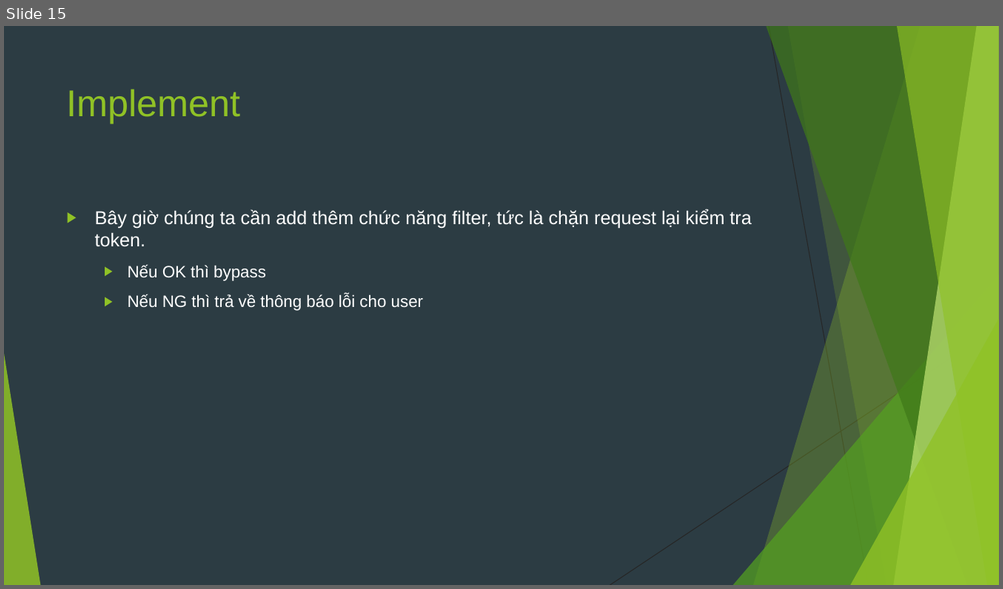
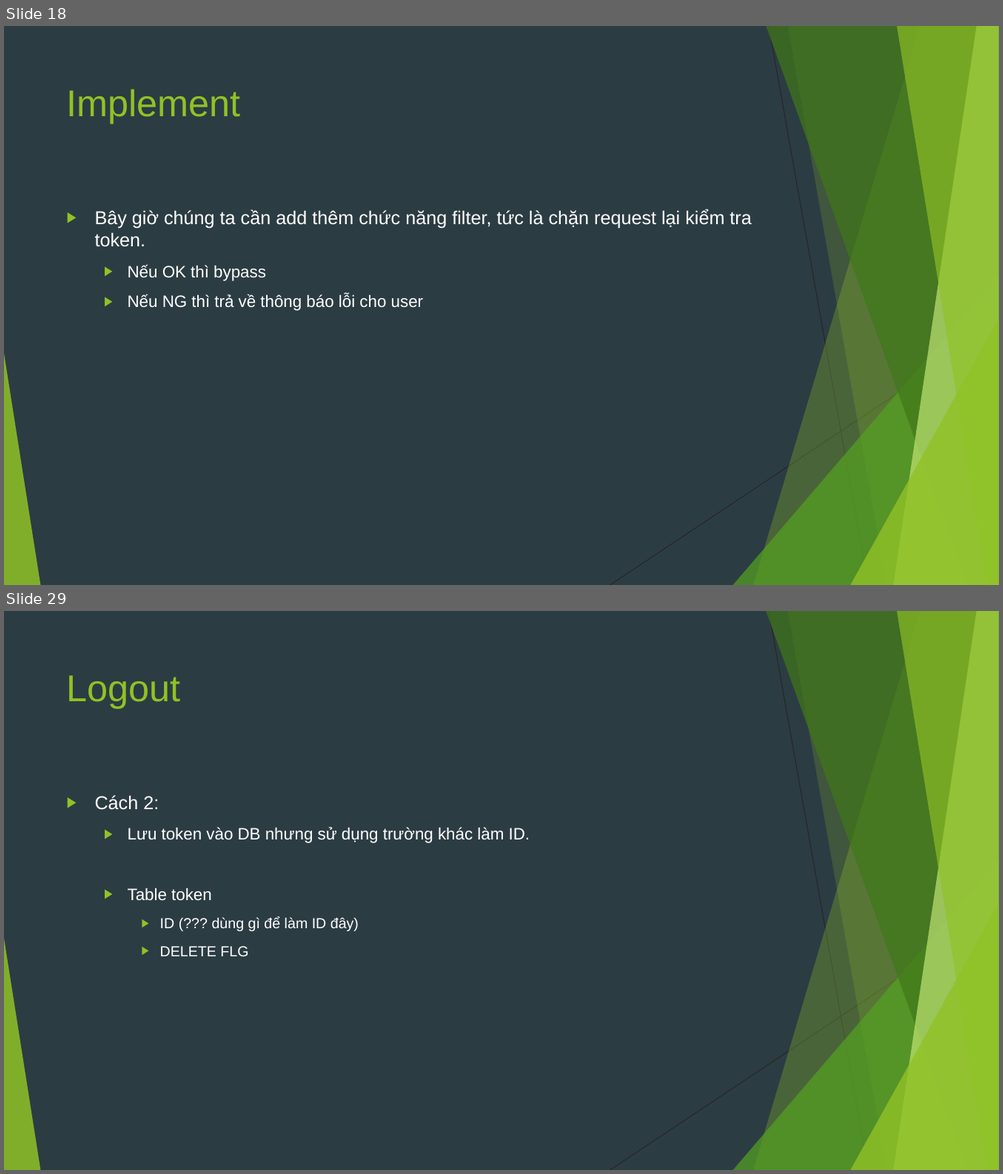
Before and after one commit to sobbingwind/SpringBoot, a slide deck: 11.Spring Security JWT.pptx. Shown one above the other, each under a label of ours: slide 15 before the commit, slides 18 and 29 after it; the slides between them are not shown. The pictures are 1003x589 and 1003x1174 pixels, drawn with LibreOffice and Linux fonts; fonts in the diff are those of the drawing. Boxes give left, top, right and bottom in pixels: in the first picture for what was removed or moved away, otherwise in the second. Text is boxed around its words. In the diff, an @@ line names an element or a change of style, - is before the commit and + after.

```diff
--- a/11.Spring Security JWT.pptx
+++ b/11.Spring Security JWT.pptx
@@ slide 29 added at (4,611,999,1170), background #2C3C43; not listed: 10 template elements that a slide beside it also shows @@
@@ title added at (67,675,181,709), 36 pt, text #90C226 @@
+Logout
@@ text added at (95,795,530,957), 16 pt, text #FFFFFF @@
+▶ Cách 2:
+  ▶ Lưu token vào DB nhưng sử dụng trường khác làm ID.
+  ▶ Table token
+    ▶ ID (??? dùng gì để làm ID đây)
+    ▶ DELETE FLG
@@ what was slide 15 is now slide 18 @@
```
Also in this commit, not shown: 2 slides changed, 23 other slides added.
